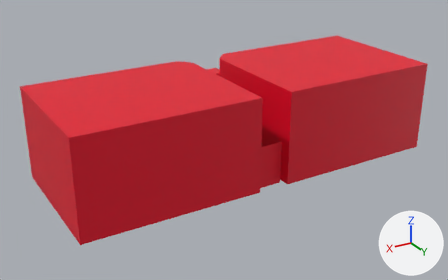
What one commit did to the glTF model public/models/school_outside_front.hitboxes.glb.
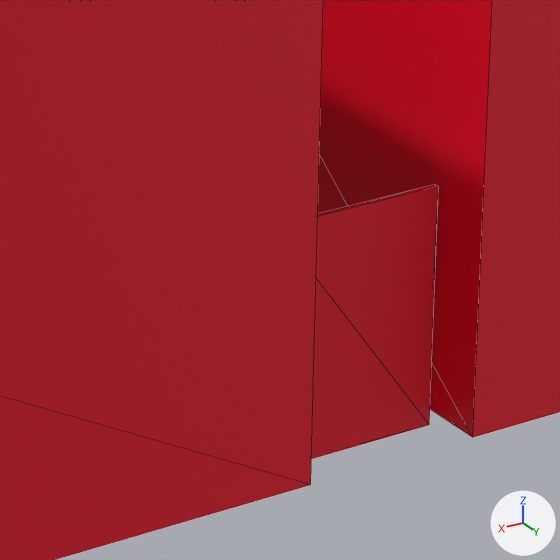
Each version is shown whole from a 50 mm camera at (132.7, 232.0, 113.4) aimed at (-3.3, 5.4, 0.1), then close up on the part from 46% to 67% of the width and 40% to 73% of the height. Arrows for +X, +Y and +Z are at lower right; the lights stay in place. The close-ups show mesh edges as thin lines. Where no turn or scale is listed for an object, it has been applied to the vertices.

The first close-up shows 'HB1', 'HB2.006', 'HB3'.
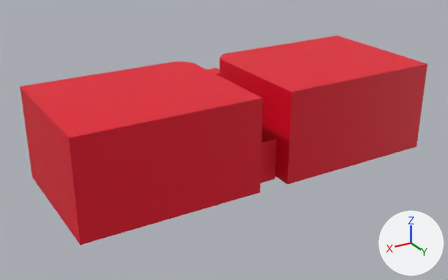
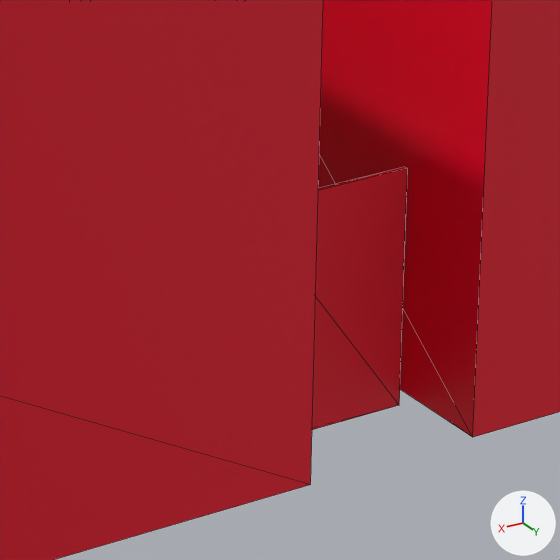
The newer file is also rescaled (x0.3) as a whole; pictures and numbers use the older file's frame.

The edits, one by one:
Object 'HB2.006' (ob_hb2_006) moves from (0.0, 0.0, 0.0) to (0.0, -3.59, 0.0).

Changed parts and their boxes [x1, y1, x2, y2] in the close-ups (560 x 560 px):
'HB2.006', moved
    before: [311, 184, 439, 459]
    after: [312, 167, 408, 430]
